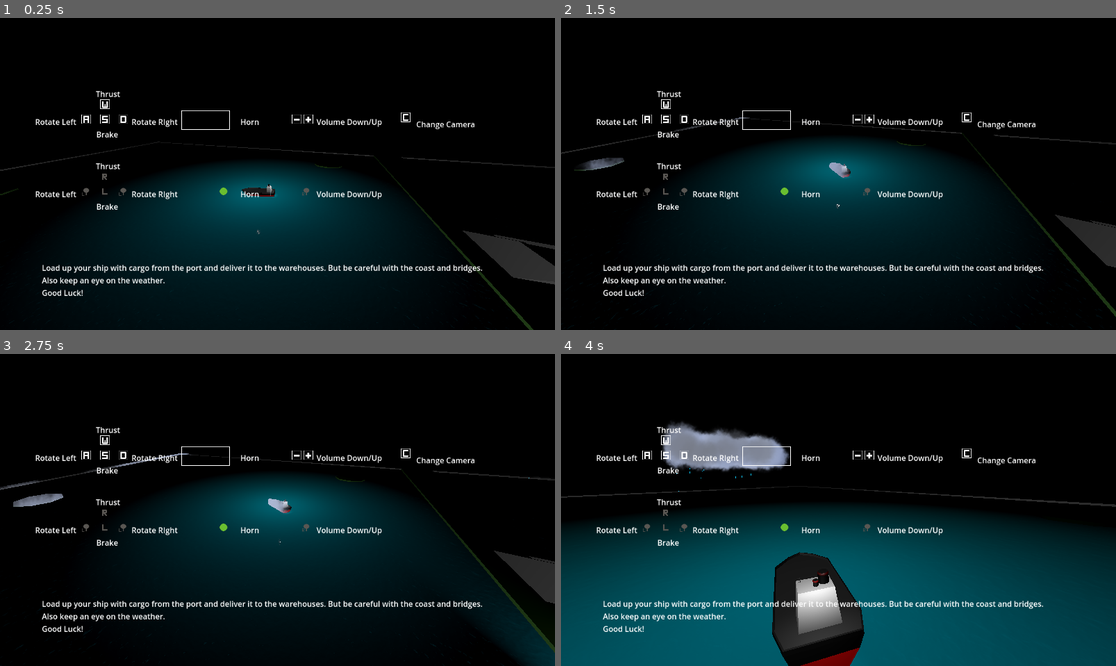
Above: before the commit, frames 1-4 (two rows, left to right).
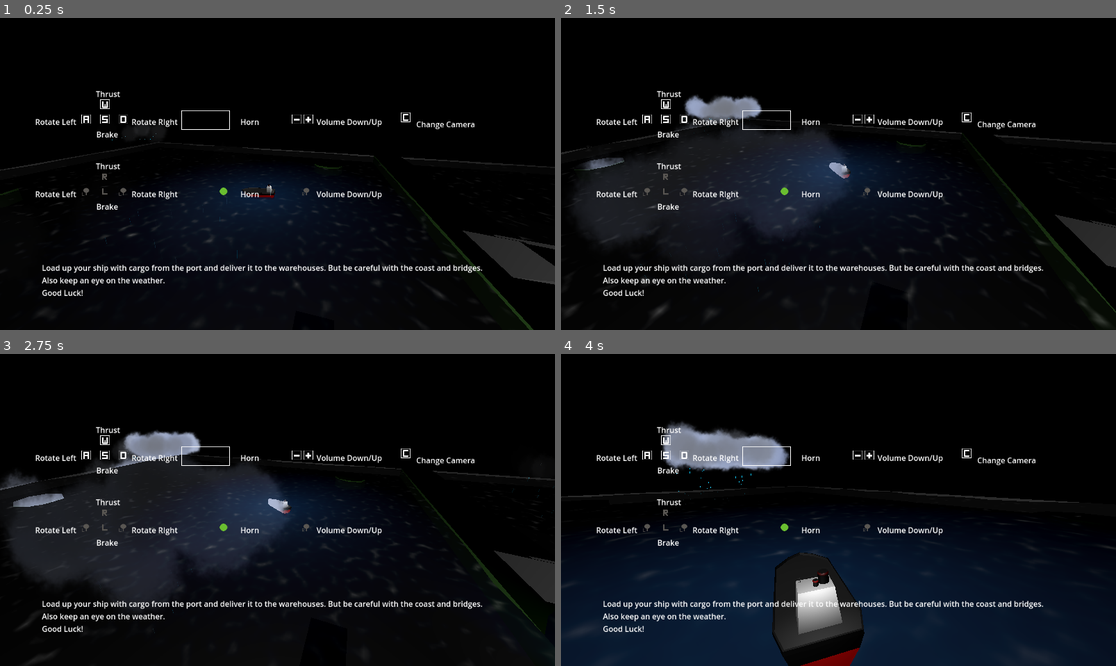
Above: after the commit, the same moments.

Repository: savenger/shipped
Game: Godot game, scene res://level/game.tscn
Two runs of this game, one before a commit and one after it. Both use one fixed random seed, a clock stepped at 60 frames per second and the inputs below.
Inputs (mouse positions are in pixels of both pictures, inside the frame that each line leads up to):
- Up to frame 1 (0.25 s): no input
- Up to frame 2 (1.5 s): tap Enter at 0.5 s; move the mouse to (960, 158) at 0.52 s; hold D (Turn Right) 0.53-1.28 s; click (960, 158) at 0.6 s; move the mouse to (727, 189) at 1.27 s; hold A (Turn Left) from 1.28 s (still down); tap Mouse wheel down (volume_down) at 1.35 s
- Up to frame 3 (2.75 s): move the mouse to (333, 441) at 2.02 s; release A (Turn Left) at 2.03 s; hold D (Turn Right) from 2.03 s (still down); tap Mouse wheel up (volume_up) at 2.1 s
- Up to frame 4 (4 s): move the mouse to (810, 572) at 2.77 s; release D (Turn Right) at 2.78 s; hold S (CounterThrust) 2.78-3.53 s; tap C at 2.85 s; move the mouse to (1005, 556) at 3.52 s; hold A (Turn Left) from 3.53 s (still down); click (1005, 556) at 3.6 s

The runs differ from the first frame. In frame 1, 8.3% of the frame differs, in the area x 0-95%, y 34-99%; in frame 2, 15%; in frame 3, 20%; in frame 4, 41%, in the area x 0-100%, y 40-100%.
Error in both runs: Invalid assignment of property or key 'volume_db' with value of type 'int' on a base object of type 'null instance'. (res://level/game.gd:40)

Commit message:
added simpler water shader

Diff:
--- a/level/Water.gd
+++ b/level/Water.gd
@@ -29,6 +29,8 @@
 
 func get_height(world_position: Vector3) -> float:
 	return global_position.y * height_scale
+
+func old_get_height(world_position: Vector3) -> float:
 	var uv_x = wrapf(world_position.x / noise_scale + time * wave_speed, 0, 1)
 	var uv_y = wrapf(world_position.z / noise_scale + time * wave_speed, 0, 1)
 
--- a/level/game.tscn
+++ b/level/game.tscn
@@ -1,10 +1,10 @@
-[gd_scene load_steps=26 format=3 uid="uid://ddqpjbaduw5w0"]
+[gd_scene load_steps=21 format=3 uid="uid://ddqpjbaduw5w0"]
 
 [ext_resource type="Script" path="res://level/terrain.gd" id="1_rwlqv"]
 [ext_resource type="Script" path="res://level/game.gd" id="1_t8u4u"]
-[ext_resource type="Shader" path="res://level/water.gdshader" id="3_k1ggt"]
 [ext_resource type="PackedScene" uid="uid://dx5ef6x3ra2g" path="res://ship/ship.tscn" id="3_p70qk"]
 [ext_resource type="Script" path="res://level/Water.gd" id="3_wo30p"]
+[ext_resource type="Shader" uid="uid://bpif0q4vrsqo3" path="res://level/water.tres" id="3_wy8kn"]
 [ext_resource type="PackedScene" uid="uid://dcstorccunohr" path="res://level/destination.tscn" id="5_b312y"]
 [ext_resource type="Script" path="res://level/CameraToggle.gd" id="5_cy2qf"]
 [ext_resource type="Material" uid="uid://bcoiid0gby8yj" path="res://assets/green.tres" id="5_ko8cj"]
@@ -17,70 +17,25 @@
 [ext_resource type="PackedScene" uid="uid://lkfy15244dxg" path="res://ThunderStorm/thunder_storm.tscn" id="15_ii5b1"]
 [ext_resource type="PackedScene" uid="uid://dxqls6cijoiuy" path="res://level/buoy.tscn" id="16_hhgii"]
 
-[sub_resource type="FastNoiseLite" id="FastNoiseLite_5voth"]
-fractal_type = 2
-
-[sub_resource type="NoiseTexture2D" id="NoiseTexture2D_q30fx"]
-seamless = true
-as_normal_map = true
-bump_strength = 1.5
-noise = SubResource("FastNoiseLite_5voth")
-
-[sub_resource type="FastNoiseLite" id="FastNoiseLite_e17lk"]
-noise_type = 3
-fractal_type = 2
-
-[sub_resource type="NoiseTexture2D" id="NoiseTexture2D_3pe1h"]
-seamless = true
-as_normal_map = true
-bump_strength = 1.5
-noise = SubResource("FastNoiseLite_e17lk")
-
-[sub_resource type="FastNoiseLite" id="FastNoiseLite_3c421"]
-noise_type = 3
-frequency = 0.001
-fractal_type = 2
-fractal_octaves = 3
-
-[sub_resource type="NoiseTexture2D" id="NoiseTexture2D_4smob"]
-seamless = true
-noise = SubResource("FastNoiseLite_3c421")
-
-[sub_resource type="ShaderMaterial" id="ShaderMaterial_ti5nj"]
+[sub_resource type="ShaderMaterial" id="ShaderMaterial_aqh76"]
 render_priority = 0
-shader = ExtResource("3_k1ggt")
-shader_parameter/albedo = Color(0, 0.321569, 0.431373, 1)
-shader_parameter/albedo2 = Color(0, 0.47451, 0.764706, 1)
-shader_parameter/color_deep = Color(0.105882, 0.294118, 0.329412, 1)
-shader_parameter/color_shallow = Color(0, 0.552941, 0.65098, 1)
-shader_parameter/metallic = 0.0
-shader_parameter/roughness = 0.02
-shader_parameter/wave_time = 0.0
-shader_parameter/wave_direction = Vector2(2, 0)
-shader_parameter/wave_2_direction = Vector2(0, 1)
-shader_parameter/time_scale = 0.025
-shader_parameter/wave_speed = 0.2
-shader_parameter/noise_scale = 10.0
-shader_parameter/height_scale = 0.01
-shader_parameter/beers_law = 0.089
-shader_parameter/depth_offset = -0.75
-shader_parameter/edge_scale = 0.362
-shader_parameter/near = 0.5
-shader_parameter/far = 100.0
-shader_parameter/edge_color = Color(0, 0.552941, 0.65098, 1)
-shader_parameter/texture_normal = SubResource("NoiseTexture2D_q30fx")
-shader_parameter/texture_normal2 = SubResource("NoiseTexture2D_3pe1h")
-shader_parameter/wave = SubResource("NoiseTexture2D_4smob")
+shader = ExtResource("3_wy8kn")
+shader_parameter/ColorParameter = Color(0, 0.266667, 0.533333, 1)
 
 [sub_resource type="PlaneMesh" id="PlaneMesh_nub8u"]
-material = SubResource("ShaderMaterial_ti5nj")
-size = Vector2(10, 10)
+material = SubResource("ShaderMaterial_aqh76")
 subdivide_width = 20
 subdivide_depth = 20
 
+[sub_resource type="Sky" id="Sky_m8w1y"]
+
 [sub_resource type="Environment" id="Environment_m4ws3"]
-background_mode = 1
+background_mode = 2
+sky = SubResource("Sky_m8w1y")
 ambient_light_source = 2
+fog_density = 0.001
+fog_height = -356.18
+fog_height_density = 2.4348
 
 [node name="Game" type="Node3D"]
 script = ExtResource("1_t8u4u")
